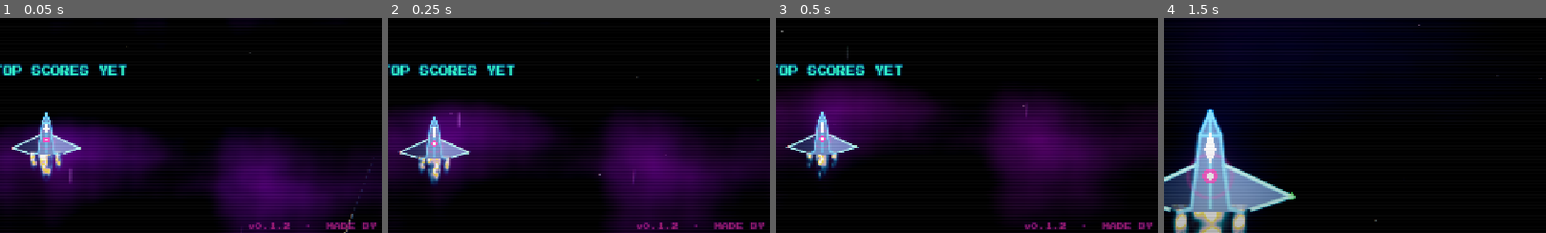
Above: before the commit, frames 1-4 (left to right).
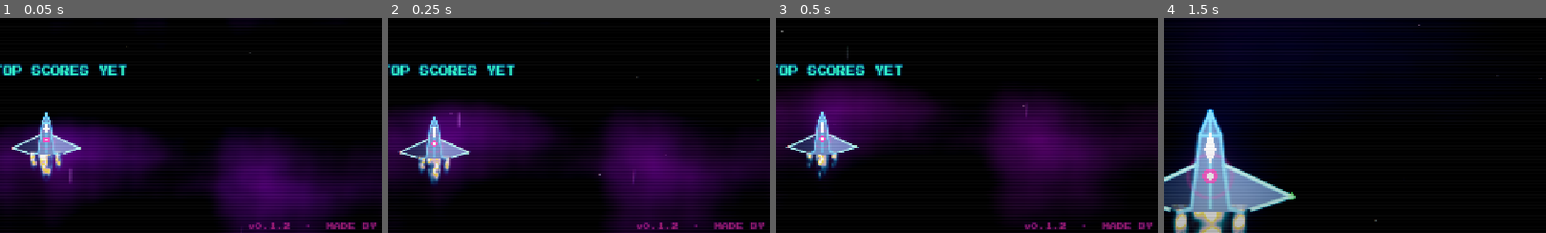
Above: after the commit, the same moments.

Repository: fabriziosalmi/space23
Game: Godot game, scene res://Main.tscn
Two runs of this game, one before a commit and one after it. Both use one fixed random seed, a clock stepped at 60 frames per second and the inputs below. Sound files missing from this copy of the repository are replaced by a short silence.
Inputs (mouse positions are % of the whole screen's width and height, from its top left):
- Up to frame 1 (0.05 s): no input
- Up to frame 2 (0.25 s): no input
- Up to frame 3 (0.5 s): no input
- Up to frame 4 (1.5 s): tap Enter (ui_accept) at 0.5, 0.77 s; move the mouse to (72, 45) at 0.52 s; hold D (move_right) 0.53-1.28 s; tap X (bomb) at 0.6 s; click (72, 45) at 0.67 s; move the mouse to (30, 55) at 1.27 s; hold S (move_down) from 1.28 s (still down); tap Shift (dash) at 1.35 s
The pictures show only the part of the screen within x 44-94%, y 50-100%; the shares and areas given below are measured in that part.

The runs differ from the first frame. In frame 1, less than 0.1% of the frame differs, in the area x 90-98%, y 64-100%; in frame 2, nothing differs; in frame 3, nothing differs; in frame 4, nothing differs.

Commit message:
feat(ship+bg): Tier-2 damage deformation + vector thrust + Tier-3 trail polish + comet edge fade + boot splash regen
User confirmed Tier 2 + 3 polish, plus reported a "scatto sulle comete
visibile (come un disturbo tra loop)". Plus boot splash had a white-area
artifact — regenerated at proper aspect.

## Tier 2 — Damage deformation

Below 60% HP the ship's silhouette starts to dent. Vertices move
deterministically (not random per frame, so the silhouette doesn't
nervously vibrate) by an amount proportional to (1 - hp_ratio - 0.4).
At 60% HP: clean. At 0% HP: WING_TIPS lower and outward, HULL_BACK
pulled in, NOSE skewed. Medkit pickup heals → at next draw the dents
are gone. Reads as "ship taking visible structural damage". Applied
to local copies of the vertex constants, original blueprint untouched.

## Tier 2 — Vector thrust on roll

The 3 engine flame ColorRects rotate by `-roll * 0.7` so when the
ship banks right (roll = +0.25), flames lean left as if the engines
are vectoring thrust to compensate. Baked into the existing
flame-bob loop in _process — one extra `flames[i].rotation = ...`
line per frame.

## Tier 3 — Trail color shift on bass kicks

Engine trail base colour was Color(0.2, 1.5, 3.0) (cyan). On a bass
kick (audio_low → 1.0) it lerps toward Color(2.5, 2.5, 3.0) — almost
white-hot. Read defensively from get_parent().audio_manager.audio_low.
Subtle, but on a kick-heavy section the whole trail "burns brighter"
in sync with the music. Free music → motion sync.

## Comet edge fade — kills the loop "scatto"

The two procedural comets in BackgroundRenderer wrap-around when off
screen (`pos.y > screen+200 → reset to y=-200`). The teleport itself
was visible because the comet was still at full opacity right up to
the boundary. Added an 80 px alpha fade on all four edges of the
viewport: as the comet enters/leaves it fades in/out, the teleport
happens during the invisible portion → the loop becomes imperceptible.
Reads as "two random comets" instead of "one looping comet".

## Boot splash — regenerated at proper viewport aspect

Previous boot.png was 256×256, centred in viewport with the right
side showing the white HTML body background → ugly white slab. New
boot.svg has viewBox 1280×720 (16:9 matching the game viewport),
ship centered at (640, 350) scaled 4×. qlmanage produced a 1280×1280
PNG (it pads square). Wired with `boot_splash/fullsize=true` so
Godot scales it to fit the actual viewport with bg_color filling
any letterbox bands. Result: black background everywhere, ship
glowing at centre.

Co-Authored-By: Claude Opus 4.7 (1M context) <noreply@anthropic.com>

Diff:
--- a/BackgroundRenderer.gd
+++ b/BackgroundRenderer.gd
@@ -621,8 +621,24 @@
 				draw_set_transform(Vector2.ZERO, 0.0, Vector2.ONE)
 
 		elif e.type == "comet":
-			draw_circle(e.pos, 3.0, Color(2.0, 3.5, 5.0))
+			# Edge-fade per nascondere il loop reset (teleport bottom→top): user
+			# vedeva uno "scatto"/disturbo quando la cometa wrapava. Con alpha
+			# fade nei 80px ai bordi del viewport, il teleport avviene mentre la
+			# cometa è invisibile → percepito come due comete diverse, non come
+			# un loop visibile.
+			var fade: float = 1.0
+			if e.pos.y < 80.0:
+				fade = clamp(e.pos.y / 80.0, 0.0, 1.0)
+			elif e.pos.y > screen_size.y - 80.0:
+				fade = clamp((screen_size.y - e.pos.y) / 80.0, 0.0, 1.0)
+			if e.pos.x < 80.0:
+				fade = min(fade, clamp(e.pos.x / 80.0, 0.0, 1.0))
+			elif e.pos.x > screen_size.x - 80.0:
+				fade = min(fade, clamp((screen_size.x - e.pos.x) / 80.0, 0.0, 1.0))
+			if fade <= 0.01:
+				continue
+			draw_circle(e.pos, 3.0, Color(2.0 * fade, 3.5 * fade, 5.0 * fade))
 			var mid = e.pos - e.dir * (e.length * 0.3)
 			var end = e.pos - e.dir * e.length
-			draw_line(e.pos, mid, Color(1.0, 2.0, 4.0, 0.8), 2.0)
-			draw_line(mid, end, Color(0.5, 1.0, 3.0, 0.2), 1.0)
+			draw_line(e.pos, mid, Color(1.0 * fade, 2.0 * fade, 4.0 * fade, 0.8 * fade), 2.0)
+			draw_line(mid, end, Color(0.5 * fade, 1.0 * fade, 3.0 * fade, 0.2 * fade), 1.0)
--- a/Player.gd
+++ b/Player.gd
@@ -127,6 +127,17 @@
 func _on_trail_draw():
 	if trail_history.size() < 2: return
 
+	# Tier-3: trail color shifts toward white-hot on bass kicks. Letto
+	# defensively da get_parent().audio_manager.audio_low.
+	var bass_kick: float = 0.0
+	var pn = get_parent()
+	if pn and pn.get("audio_manager") != null:
+		bass_kick = pn.audio_manager.audio_low
+	# Base color = neon blue Color(0.2, 1.5, 3.0). Su bass: lerp verso
+	# Color(2.5, 2.5, 3.0) (bianco-hot quasi). Subtle ma sentibile.
+	var trail_r: float = 0.2 + bass_kick * 2.3
+	var trail_g: float = 1.5 + bass_kick * 1.0
+	var trail_b: float = 3.0 + bass_kick * 0.0  # blu già al massimo
 	# Disegna le scie laterali (sulle ali)
 	for side in [-1, 1]:
 		var pts = PackedVector2Array()
@@ -138,7 +149,7 @@
 
 		for i in range(pts.size() - 1):
 			var alpha = 1.0 - (float(i) / trail_history.size())
-			trail_node.draw_line(pts[i], pts[i+1], Color(0.2, 1.5, 3.0, alpha), 4.0 * alpha)
+			trail_node.draw_line(pts[i], pts[i+1], Color(trail_r, trail_g, trail_b, alpha), 4.0 * alpha)
 
 	# Se stiamo dashando, disegna anche una scia centrale massiccia
 	if is_dashing:
@@ -225,6 +236,24 @@
 	var WING_TIP_R := Vector2(55, 14)
 	var WING_BACK_R := Vector2(28, 23)
 
+	# === Tier-2: Damage deformation ===
+	# Sotto soglia 60% HP, applica piccoli offset deterministici (basati su
+	# hp_low + position seed) ai vertici esterni delle ali e della coda.
+	# A HP=60% no dent, a HP=0% massimo. Determinista (no jitter random
+	# per-frame che farebbe vibrare la silhouette in modo nervoso).
+	var damage: float = clamp((1.0 - hp_ratio - 0.4) / 0.6, 0.0, 1.0)
+	if damage > 0.0:
+		var d_amp: float = damage * 6.0
+		# Offsets per-vertice: usa coords come seed → coerenti, non variano nel tempo
+		WING_TIP_L += Vector2(d_amp * 0.4, -d_amp * 0.6)
+		WING_BACK_L += Vector2(d_amp * 0.3, d_amp * 0.4)
+		WING_TIP_R += Vector2(-d_amp * 0.5, d_amp * 0.3)
+		WING_BACK_R += Vector2(-d_amp * 0.2, -d_amp * 0.5)
+		HULL_BACK_L += Vector2(d_amp * 0.4, 0)
+		HULL_BACK_R += Vector2(-d_amp * 0.3, 0)
+		# A HP basso, anche il muso si "incrina" verso un lato
+		NOSE += Vector2(d_amp * 0.5, d_amp * 0.4)
+
 	# === ALI ===
 	var left_wing := PackedVector2Array([HULL_MID_L, WING_TIP_L, WING_BACK_L, HULL_BACK_L])
 	var right_wing := PackedVector2Array([HULL_MID_R, HULL_BACK_R, WING_BACK_R, WING_TIP_R])
@@ -415,8 +444,13 @@
 	# Applica lo stesso bob ai motori (siblings di ship_renderer, non figli):
 	# senza questo, il corpo fluttua su/giù mentre gli ugelli restano fermi e
 	# si vede una desincronizzazione fastidiosa.
+	# Tier-2: vector thrust → i flame ruotano in opposto al roll, simulando
+	# motori che orientano la spinta in curva. Roll +0.25 (right banking) →
+	# flame ruotano di -0.18 rad (verso sinistra) come reazione fisica.
+	var flame_thrust_rot: float = -roll * 0.7
 	for i in flames.size():
 		flames[i].position.y = flame_base_y[i] + ship_bob
+		flames[i].rotation = flame_thrust_rot
 
 	# Aggiorna l'intensità del fuoco nel material
 	if flame_mat:
--- a/boot.svg
+++ b/boot.svg
@@ -1,15 +1,15 @@
 <?xml version="1.0" encoding="UTF-8"?>
-<svg xmlns="http://www.w3.org/2000/svg" viewBox="0 0 256 256" width="256" height="256">
+<svg xmlns="http://www.w3.org/2000/svg" viewBox="0 0 1280 720">
   <defs>
     <filter id="g" x="-50%" y="-50%" width="200%" height="200%">
-      <feGaussianBlur stdDeviation="2.5"/>
+      <feGaussianBlur stdDeviation="4"/>
       <feMerge>
         <feMergeNode/>
         <feMergeNode in="SourceGraphic"/>
       </feMerge>
     </filter>
     <filter id="bigg" x="-100%" y="-100%" width="300%" height="300%">
-      <feGaussianBlur stdDeviation="6"/>
+      <feGaussianBlur stdDeviation="10"/>
       <feMerge>
         <feMergeNode/>
         <feMergeNode in="SourceGraphic"/>
@@ -27,12 +27,12 @@
     </linearGradient>
   </defs>
 
-  <!-- pure black background -->
-  <rect width="256" height="256" fill="#000000"/>
+  <!-- pure black background — full 16:9 → fills viewport with fullsize=true -->
+  <rect width="1280" height="720" fill="#000000"/>
 
   <!-- Ship — coordinate matching Player.gd ship_renderer (NOSE, WINGS, ENGINE_L/R)
-       Scaled 1.8x and centered at (128, 132). Origin = ship center. -->
-  <g transform="translate(128 132) scale(1.8)">
+       Scaled 4x and centered at (640, 350). Origin = ship center. -->
+  <g transform="translate(640 350) scale(4)">
     <!-- ENGINE FLAMES (behind body) -->
     <ellipse cx="0"   cy="42" rx="7"   ry="24" fill="url(#flame)" filter="url(#bigg)" opacity="0.9"/>
     <ellipse cx="-22" cy="40" rx="4.5" ry="18" fill="url(#flame)" filter="url(#bigg)" opacity="0.8"/>
--- a/project.godot
+++ b/project.godot
@@ -26,6 +26,11 @@
 boot_splash/image="res://boot.png"
 boot_splash/bg_color=Color(0, 0, 0, 1)
 boot_splash/use_filter=true
+# fullsize=true: scala l'immagine per fillare l'intero viewport (con bg_color
+# nelle eventuali bande di letterboxing). Senza, l'immagine 1280×1280 veniva
+# centrata in un canvas più piccolo e il browser body color (white) si vedeva
+# attorno.
+boot_splash/fullsize=true
 
 [display]
 
Not shown, changed: .claude/settings.json
Binary file changed: boot.png
